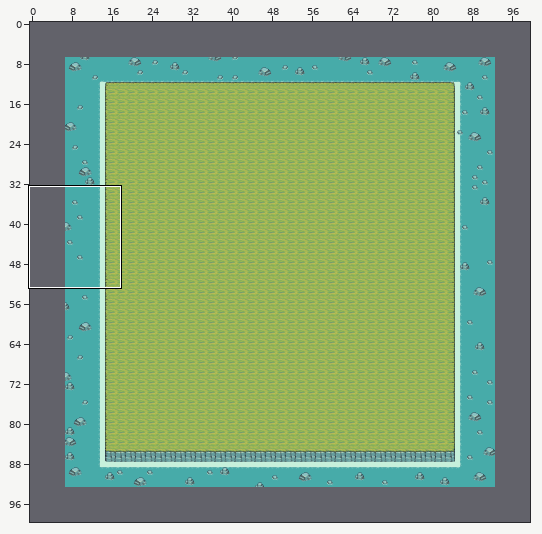
Tiled map -- assets/maps/ProvisionalMap.tmx. Above, an overview of the earlier version with the close-up marked.
Close-up. First the earlier version:
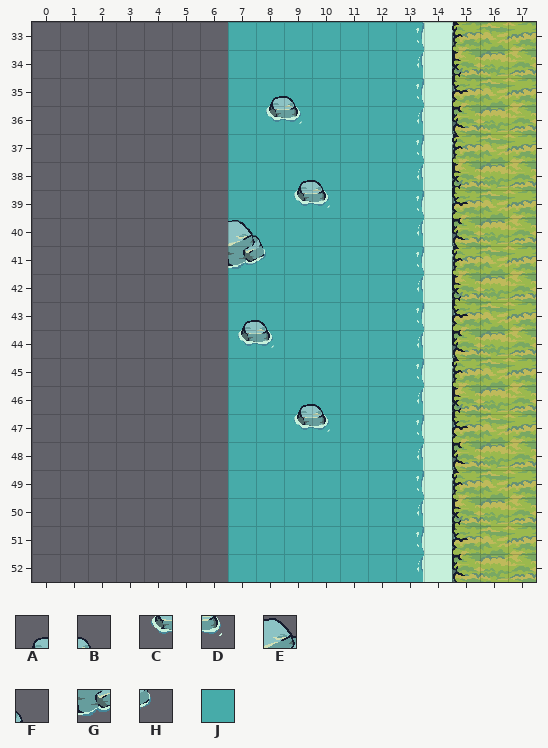
Cells are 32x32 px. Shown: x 0..17, y 33..52. The commit also changed other parts of the map, which this record leaves out. The old version is drawn lined up with the new one.
Key: from "Rocks_02": A 33, B 34, C 65, D 66; from "Rocks_04": E 34, F 35, G 66, H 67; from "water": J 0.
_ is an empty cell, # one hidden under a higher layer.
Layers that did not change in this view are not listed.
Layer "Capa de patrones 1" before, first column x 0:
33 _______JJJJJJJ####
34 _______JJJJJJJ####
35 _______JJJJJJJ####
36 _______JJJJJJJ####
37 _______JJJJJJJ####
38 _______JJJJJJJ####
39 _______JJJJJJJ####
40 _______JJJJJJJ####
41 _______JJJJJJJ####
42 _______JJJJJJJ####
43 _______JJJJJJJ####
44 _______JJJJJJJ####
45 _______JJJJJJJ####
46 _______JJJJJJJ####
47 _______JJJJJJJ####
48 _______JJJJJJJ####
49 _______JJJJJJJ####
50 _______JJJJJJJ####
51 _______JJJJJJJ####
52 _______JJJJJJJ####
Layer "rocas" before, first column x 0:
33 __________________
34 __________________
35 ________AB________
36 ________CD________
37 __________________
38 _________AB_______
39 _________CD_______
40 _______EF_________
41 _______GH_________
42 __________________
43 _______AB_________
44 _______CD_________
45 __________________
46 _________AB_______
47 _________CD_______
48 __________________
49 __________________
50 __________________
51 __________________
52 __________________
The same view after the edit:
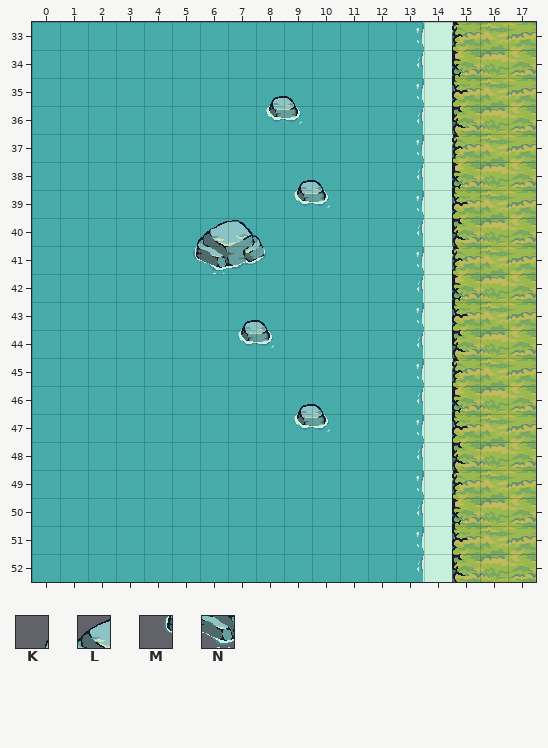
Further tiles: from "Rocks_04": K 32, L 33, M 64, N 65.
What changed:
map size 86x86 -> 100x100 cells (old content now starts at 7,7; both pictures use the new coordinates)
Layer "Capa de patrones 1":
Tile J now appears in rows 33 to 52 at x 0 to 6.
Layer "rocas":
Tile K now appears in row 40 at x 5.
Tile L now appears in row 40 at x 6.
Tile M now appears in row 41 at x 5.
Tile N now appears in row 41 at x 6.
Pixel boxes of the changes (left, top, right, bottom) in both close-ups:
added: (32, 22, 228, 582)
